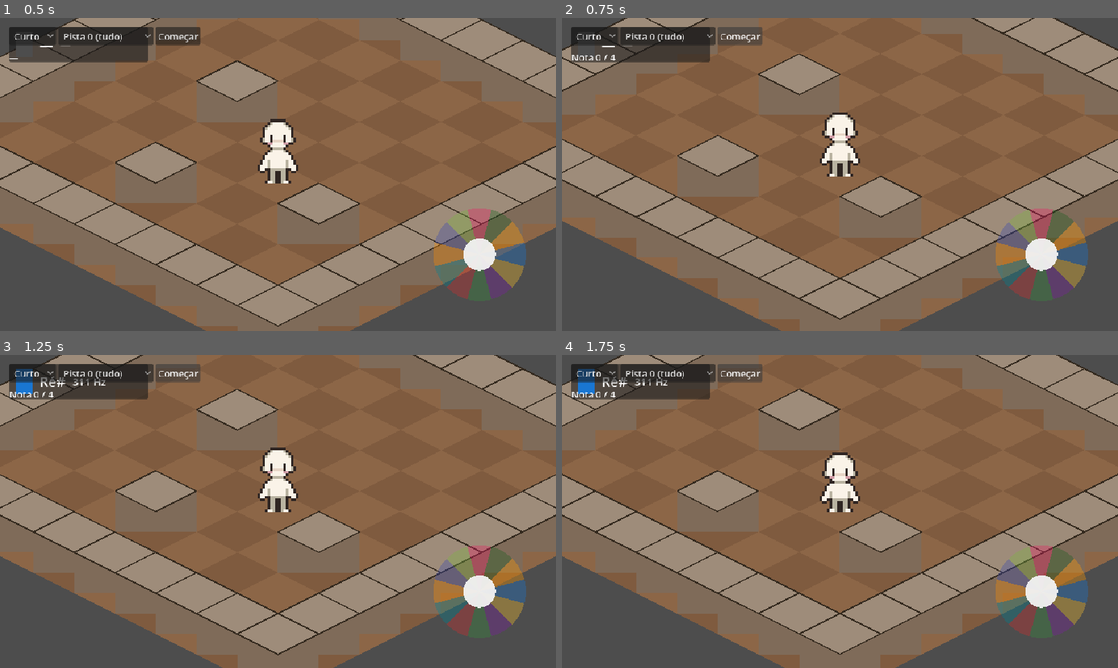
Above: before the commit, frames 1-4 (two rows, left to right).
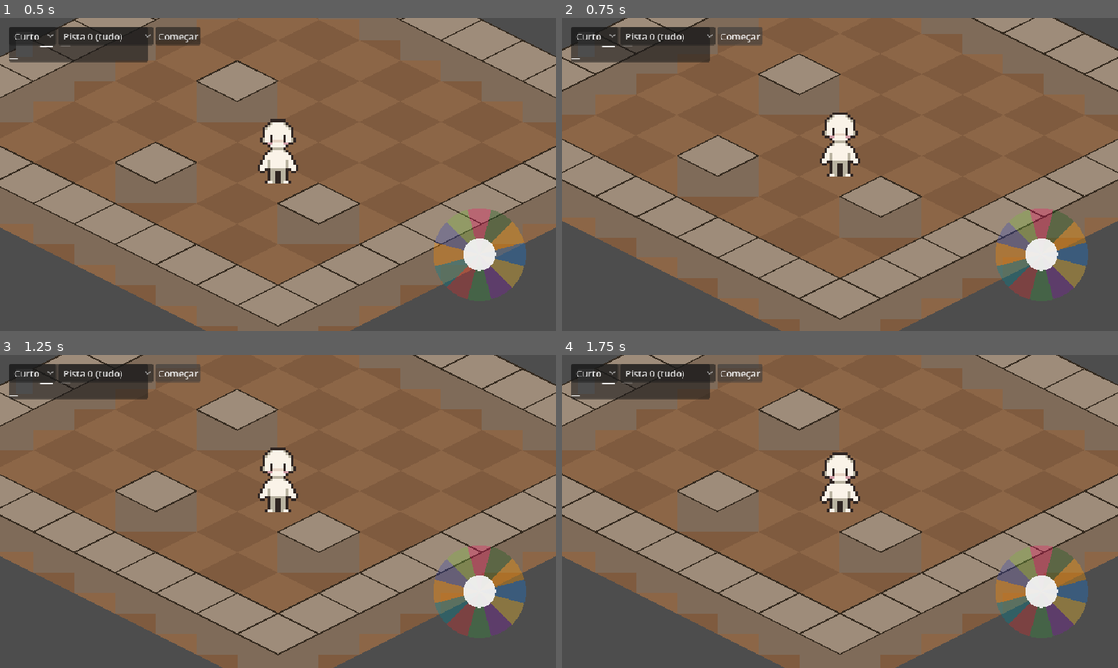
Above: after the commit, the same moments.

Repository: JDaniloC/BlindTuner
Game: Godot game, scene res://scenes/Playground.tscn
Same seed, same stepped clock (60 frames per second), same inputs: the game is played once before the commit and once after it.
Inputs:
- Up to frame 1 (0.5 s): no input
- Up to frame 2 (0.75 s): click "Começar" at 0.5 s
- Up to frame 3 (1.25 s): no input
- Up to frame 4 (1.75 s): click "Começar" at 1.25 s

Frame 1 is identical in both runs. In frame 2, less than 0.1% of the frame differs, in the area x 1-10%, y 11-14%; in frame 3, 0.4%, in the area x 1-19%, y 4-14%; in frame 4, 0.4%.
Error after the commit: Invalid access to property or key 'beat' on a base object of type 'Node (Conductor)'. (res://scripts/Playground.gd:42)

Commit message:
feat(godot): Conductor input-driven (call-and-response sem relógio)
Fases IDLE/PREVIEW/CALL/REPLAY/DONE; CALL avança só por submit_note;
sinais call_cue/replay_note no lugar de beat; fase REPLAY do caminho.

Co-Authored-By: Claude Opus 4.7 <noreply@anthropic.com>

Diff:
--- a/godot/scripts/Conductor.gd
+++ b/godot/scripts/Conductor.gd
@@ -1,16 +1,18 @@
 extends Node
 class_name Conductor
-## Dono da máquina de estados do loop e do metrônomo.
-## Híbrido: PREVIEW (toca a sequência 1×) → FOLLOW (jogador reproduz).
-## "Só avança se acertou": erro/sem input = tropeço, índice não avança.
+## Dono da máquina de estados do loop (jogo de conhecimento, sem pressão de tempo).
+## IDLE (livre) → PREVIEW (ouve a melodia 1×) → CALL (eco nota-a-nota, sem relógio)
+## → REPLAY (personagem "toca" e anda o caminho) → DONE (stats).
+## CALL avança SÓ por submit_note (resolução imediata); sem dano, sem fail.
 
 signal preview_note(note_key: String, index: int)
-signal beat(target_note: String, index: int)
+signal call_cue(note_key: String, index: int)
+signal replay_note(note_key: String, index: int)
 signal note_resolved(hit: bool, index: int)
 signal phase_changed(phase: int)
 signal sequence_complete(stats: Dictionary)
 
-enum Phase { IDLE, PREVIEW, FOLLOW, DONE }
+enum Phase { IDLE, PREVIEW, CALL, REPLAY, DONE }
 
 const DEFAULT_BPM := 90.0
 
@@ -20,8 +22,8 @@
 var _preset: Resource = null
 var _index: int = 0
 var _preview_index: int = 0
-var _input_buffer: String = ""
-var _attempted_current: bool = false
+var _replay_index: int = 0
+var _attempted_current: bool = false  # true se o índice atual já teve ao menos um erro
 var _stats: Dictionary = {}
 var _start_ticks_ms: int = 0
 var _timer: Timer = null
@@ -36,15 +38,18 @@
 func beat_sec() -> float:
 	return 60.0 / bpm
 
+## Carrega o preset e volta a IDLE. Não re-emite phase_changed se já estava em IDLE.
 func load_preset(preset: Resource) -> void:
 	_preset = preset
+	if _timer:
+		_timer.stop()
 	_reset_state()
 	_set_phase(Phase.IDLE)
 
 func _reset_state() -> void:
 	_index = 0
 	_preview_index = 0
-	_input_buffer = ""
+	_replay_index = 0
 	_attempted_current = false
 	_stats = { "first_try_hits": 0, "total_trips": 0, "elapsed_sec": 0.0 }
 
@@ -54,14 +59,37 @@
 	if _timer:
 		_timer.stop()
 	_reset_state()
+	if _preset.notes.is_empty():
+		_finish()  # nada a tocar: IDLE -> DONE
+		return
 	_set_phase(Phase.PREVIEW)
 	if _timer:
 		_timer.start(beat_sec())
 
+## Entrada do jogador no CALL. Resolve imediatamente (sem esperar tick).
 func submit_note(note_key: String) -> void:
-	if phase != Phase.FOLLOW:
+	if phase != Phase.CALL:
 		return
-	_input_buffer = note_key
+	if _preset == null:
+		return
+	if _index >= _preset.notes.size():
+		return
+	var target: String = _preset.notes[_index]
+	if note_key == target:
+		if not _attempted_current:
+			_stats.first_try_hits += 1
+		note_resolved.emit(true, _index)
+		_index += 1
+		_attempted_current = false
+		if _index >= _preset.notes.size():
+			_begin_replay()
+		else:
+			call_cue.emit(_preset.notes[_index], _index)
+	else:
+		_stats.total_trips += 1
+		_attempted_current = true
+		note_resolved.emit(false, _index)
+		call_cue.emit(_preset.notes[_index], _index)  # re-toca o alvo, mesmo índice
 
 func _set_phase(p: int) -> void:
 	if phase == p:
@@ -70,60 +98,45 @@
 	phase_changed.emit(p)
 
 ## Dispatcher de tick. Timer chama isto; testes chamam direto (relógio injetável).
+## CALL NÃO é pautado por tick — ausente do match de propósito (sem pressão de tempo).
 func _advance() -> void:
 	match phase:
 		Phase.PREVIEW:
 			_preview_step()
-		Phase.FOLLOW:
-			_resolve_beat()
+		Phase.REPLAY:
+			_replay_step()
 
 func _preview_step() -> void:
 	if _preview_index >= _preset.notes.size():
-		_begin_follow()
+		_begin_call()
 		return
 	preview_note.emit(_preset.notes[_preview_index], _preview_index)
 	_preview_index += 1
 
-func _begin_follow() -> void:
-	if _preset.notes.is_empty():
-		_start_ticks_ms = Time.get_ticks_msec()
+func _begin_call() -> void:
+	if _timer:
+		_timer.stop()  # CALL é orientado a input, sem relógio
+	_index = 0
+	_attempted_current = false
+	_start_ticks_ms = Time.get_ticks_msec()
+	_set_phase(Phase.CALL)
+	call_cue.emit(_preset.notes[_index], _index)
+
+func _begin_replay() -> void:
+	_stats.elapsed_sec = float(Time.get_ticks_msec() - _start_ticks_ms) / 1000.0
+	_replay_index = 0
+	_set_phase(Phase.REPLAY)
+	if _timer:
+		_timer.start(beat_sec())
+
+func _replay_step() -> void:
+	if _replay_index >= _preset.notes.size():
 		_finish()
 		return
-	_index = 0
-	_input_buffer = ""
-	_attempted_current = false
-	_start_ticks_ms = Time.get_ticks_msec()
-	_set_phase(Phase.FOLLOW)
-	_emit_beat()
-
-func _emit_beat() -> void:
-	if _index < _preset.notes.size():
-		beat.emit(_preset.notes[_index], _index)
-
-func _resolve_beat() -> void:
-	if _index >= _preset.notes.size():
-		return
-	var target: String = _preset.notes[_index]
-	if _input_buffer == target:
-		if not _attempted_current:
-			_stats.first_try_hits += 1
-		note_resolved.emit(true, _index)
-		_index += 1
-		_attempted_current = false
-		_input_buffer = ""
-		if _index >= _preset.notes.size():
-			_finish()
-			return
-		_emit_beat()
-	else:
-		_stats.total_trips += 1
-		_attempted_current = true
-		note_resolved.emit(false, _index)
-		_input_buffer = ""
-		_emit_beat()
+	replay_note.emit(_preset.notes[_replay_index], _replay_index)
+	_replay_index += 1
 
 func _finish() -> void:
-	_stats.elapsed_sec = float(Time.get_ticks_msec() - _start_ticks_ms) / 1000.0
 	if _timer:
 		_timer.stop()
 	_set_phase(Phase.DONE)
--- a/godot/tests/test_conductor.gd
+++ b/godot/tests/test_conductor.gd
@@ -15,8 +15,15 @@
 
 func _conductor() -> Node:
 	var c = ConductorScript.new()
-	add_child_autofree(c)  # _ready cria o Timer; tests usam _advance() direto
+	add_child_autofree(c)  # _ready cria o Timer; testes chamam _advance()/submit_note direto
 	return c
+
+# Entra em CALL: esgota PREVIEW (N emissões) + 1 advance que transiciona.
+func _enter_call(c, notes: Array[String]) -> void:
+	c.load_preset(_preset(notes))
+	c.start()
+	for i in range(notes.size() + 1):
+		c._advance()
 
 func test_starts_idle():
 	var c = _conductor()
@@ -28,107 +35,122 @@
 	c.start()
 	assert_eq(c.phase, c.Phase.PREVIEW)
 
-func test_preview_emits_each_note_then_enters_follow():
+func test_preview_emits_each_note_then_enters_call():
 	var c = _conductor()
 	c.load_preset(_preset(["C4", "D4"]))
 	watch_signals(c)
 	c.start()
 	c._advance()  # preview C4 (emissão 0)
 	c._advance()  # preview D4 (emissão 1)
-	c._advance()  # esgota preview -> FOLLOW (emite beat 0)
+	c._advance()  # esgota preview -> CALL (emite call_cue 0)
 	assert_signal_emit_count(c, "preview_note", 2)
 	assert_signal_emitted_with_parameters(c, "preview_note", ["C4", 0], 0)
 	assert_signal_emitted_with_parameters(c, "preview_note", ["D4", 1], 1)
-	assert_eq(c.phase, c.Phase.FOLLOW)
-	assert_signal_emitted_with_parameters(c, "beat", ["C4", 0])
+	assert_eq(c.phase, c.Phase.CALL)
+	assert_signal_emitted_with_parameters(c, "call_cue", ["C4", 0])
 
-func _enter_follow(c, notes: Array) -> void:
-	c.load_preset(_preset(notes))
-	c.start()
-	for i in range(notes.size() + 1):
-		c._advance()  # esgota PREVIEW e entra em FOLLOW
+func test_submit_ignored_outside_call():
+	var c = _conductor()
+	c.load_preset(_preset(["C4"]))
+	c.start()  # PREVIEW
+	c.submit_note("C4")
+	assert_eq(c._index, 0)
+	assert_eq(c.phase, c.Phase.PREVIEW)
 
-func test_hit_advances_index():
+func test_call_does_not_auto_advance_on_tick():
+	# Regressão: CALL não é pautado por tick (bug do range(6) da Sub-spec A não pode voltar).
 	var c = _conductor()
-	_enter_follow(c, ["C4", "D4"])
-	c.submit_note("C4")
-	c._advance()  # resolve índice 0 (hit)
+	_enter_call(c, ["C4", "D4"])
+	c._advance()  # tick durante CALL = no-op
+	c._advance()
+	assert_eq(c._index, 0)
+	assert_eq(c._stats.total_trips, 0)
+	assert_eq(c.phase, c.Phase.CALL)
+
+func test_hit_advances_index_immediately():
+	var c = _conductor()
+	_enter_call(c, ["C4", "D4"])
+	c.submit_note("C4")  # resolve na hora, sem _advance
 	assert_eq(c._index, 1)
 
 func test_first_try_hit_counts_stat():
 	var c = _conductor()
-	_enter_follow(c, ["C4"])
+	_enter_call(c, ["C4"])
 	c.submit_note("C4")
-	c._advance()
 	assert_eq(c._stats.first_try_hits, 1)
 
 func test_miss_does_not_advance_and_counts_trip():
 	var c = _conductor()
-	_enter_follow(c, ["C4", "D4"])
-	c.submit_note("D4")  # errado
-	c._advance()
+	_enter_call(c, ["C4", "D4"])
+	c.submit_note("D4")  # errado (alvo C4)
 	assert_eq(c._index, 0)
 	assert_eq(c._stats.total_trips, 1)
 
 func test_miss_then_hit_does_not_count_first_try():
 	var c = _conductor()
-	_enter_follow(c, ["C4"])
+	_enter_call(c, ["C4"])
 	c.submit_note("D4")  # erro
-	c._advance()
 	c.submit_note("C4")  # acerto na 2ª
-	c._advance()
 	assert_eq(c._stats.first_try_hits, 0)
 	assert_eq(c._stats.total_trips, 1)
 
-func test_no_input_is_a_miss():
+func test_call_cue_re_emitted_same_index_on_miss():
 	var c = _conductor()
-	_enter_follow(c, ["C4"])
-	c._advance()  # sem submit
+	c.load_preset(_preset(["C4"]))
+	c.start()
+	watch_signals(c)
+	c._advance()  # preview C4
+	c._advance()  # -> CALL, call_cue idx0 (emissão 0)
+	c.submit_note("D4")  # erro -> note_resolved(false) + call_cue idx0 de novo
+	assert_signal_emit_count(c, "call_cue", 2)
+	assert_signal_emitted_with_parameters(c, "call_cue", ["C4", 0], 1)
+	assert_signal_emitted_with_parameters(c, "note_resolved", [false, 0])
 	assert_eq(c._index, 0)
-	assert_eq(c._stats.total_trips, 1)
 
-func test_completion_emits_sequence_complete_and_done():
+func test_completion_enters_replay():
 	var c = _conductor()
-	_enter_follow(c, ["C4", "D4"])
+	_enter_call(c, ["C4", "D4"])
+	c.submit_note("C4")
+	c.submit_note("D4")  # última -> REPLAY
+	assert_eq(c.phase, c.Phase.REPLAY)
+
+func test_replay_emits_each_note_then_done():
+	var c = _conductor()
+	_enter_call(c, ["C4", "D4"])
 	watch_signals(c)
 	c.submit_note("C4")
-	c._advance()
-	c.submit_note("D4")
-	c._advance()
+	c.submit_note("D4")  # -> REPLAY
+	c._advance()  # replay C4 (emissão 0)
+	c._advance()  # replay D4 (emissão 1)
+	c._advance()  # esgota replay -> DONE
+	assert_signal_emit_count(c, "replay_note", 2)
+	assert_signal_emitted_with_parameters(c, "replay_note", ["C4", 0], 0)
+	assert_signal_emitted_with_parameters(c, "replay_note", ["D4", 1], 1)
 	assert_eq(c.phase, c.Phase.DONE)
 	assert_signal_emitted(c, "sequence_complete")
 	assert_eq(c._stats.first_try_hits, 2)
-
-func test_submit_ignored_outside_follow():
-	var c = _conductor()
-	c.load_preset(_preset(["C4"]))
-	c.start()  # PREVIEW
-	c.submit_note("C4")
-	assert_eq(c._input_buffer, "")
-
-func test_beat_re_emitted_same_index_on_miss():
-	var c = _conductor()
-	_enter_follow(c, ["C4"])
-	watch_signals(c)
-	c._advance()  # miss no índice 0
-	assert_signal_emitted_with_parameters(c, "beat", ["C4", 0])
-	assert_eq(c._index, 0)
+	assert_true(c._stats.elapsed_sec >= 0.0)  # mede só o CALL; >=0 é o invariante testável
 
 func test_empty_preset_completes_immediately():
 	var c = _conductor()
 	c.load_preset(_preset([]))
 	watch_signals(c)
-	c.start()       # PREVIEW
-	c._advance()    # preview vazio -> _begin_follow -> vazio -> _finish -> DONE
+	c.start()  # vazio -> DONE direto
 	assert_eq(c.phase, c.Phase.DONE)
 	assert_signal_emitted(c, "sequence_complete")
 
 func test_load_preset_midflight_resets():
 	var c = _conductor()
-	_enter_follow(c, ["C4", "D4"])
-	c.submit_note("C4")
-	c._advance()      # _index vira 1
+	_enter_call(c, ["C4", "D4"])
+	c.submit_note("C4")  # _index vira 1
 	c.load_preset(_preset(["F4"]))
 	assert_eq(c.phase, c.Phase.IDLE)
 	assert_eq(c._index, 0)
 	assert_eq(c._stats.total_trips, 0)
+
+func test_restart_mid_game_resets():
+	var c = _conductor()
+	_enter_call(c, ["C4", "D4"])
+	c.start()
+	assert_eq(c.phase, c.Phase.PREVIEW)
+	assert_eq(c._index, 0)
